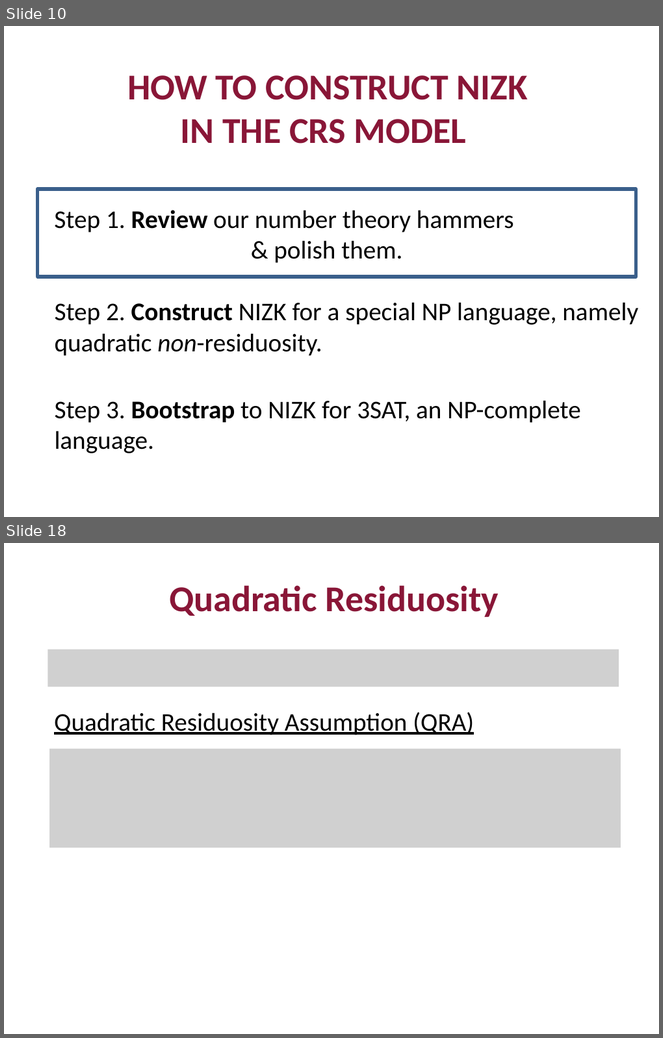
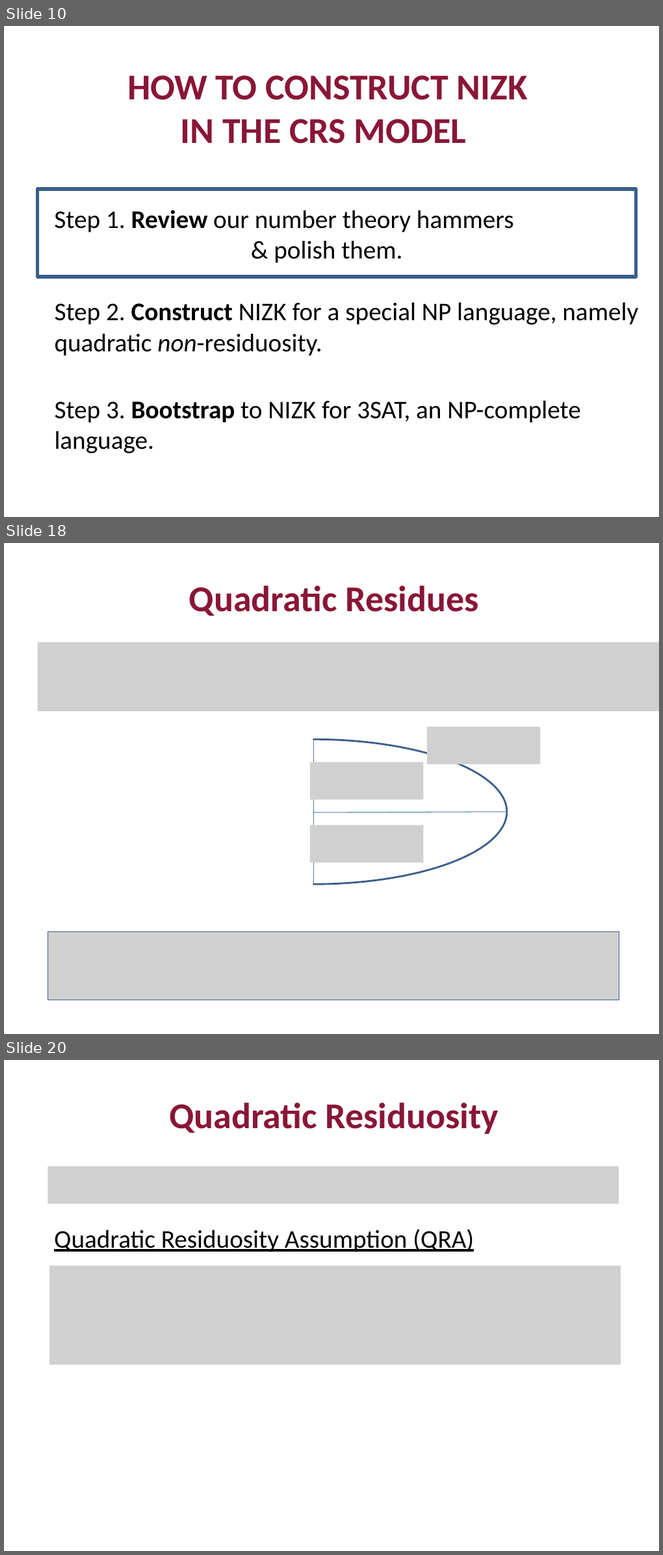
Before and after one commit to mit6875/mit6875.github.io, a slide deck: FA23SLIDES/lec16.pptx. Shown one above the other, each under a label of ours: slides 10 and 18 before the commit, slides 10, 18 and 20 after it; the slides between them are not shown. The pictures are 663x1038 and 663x1555 pixels, drawn with LibreOffice and Linux fonts; fonts in the diff are those of the drawing; grey boxes stand for pictures. Boxes give left, top, right and bottom in pixels: in the first picture for what was removed or moved away, otherwise in the second. Text is boxed around its words. In the diff, an @@ line names an element or a change of style, - is before the commit and + after.

```diff
--- a/FA23SLIDES/lec16.pptx
+++ b/FA23SLIDES/lec16.pptx
@@ slide 18 added at bbox=[4, 543, 659, 1034], background #FFFFFF @@
@@ text added at bbox=[189, 585, 478, 616], 40 pt, text #891637, bold @@
+Quadratic Residues
@@ picture added at bbox=[37, 642, 659, 711] @@
@@ rectangle added at bbox=[100, 727, 313, 896], fill #FFFFFF @@
@@ picture added at bbox=[427, 727, 541, 765] @@
@@ ellipse added at bbox=[120, 739, 507, 884], fill #FFFFFF, outline #3A5F8C 2 pt @@
@@ line added from (313, 739) to (313, 884), #4B7EBC 0.75 pt @@
@@ picture added at bbox=[310, 763, 423, 800] @@
@@ line added from (507, 811) to (313, 813), #4B7EBC 0.75 pt @@
@@ picture added at bbox=[310, 825, 423, 863] @@
@@ picture added at bbox=[48, 932, 620, 1001] @@
@@ what was slide 18 is now slide 20 @@
```
Also in this commit, not shown: 8 slides changed, 4 other slides added, 22 slides removed, 3 other files.
